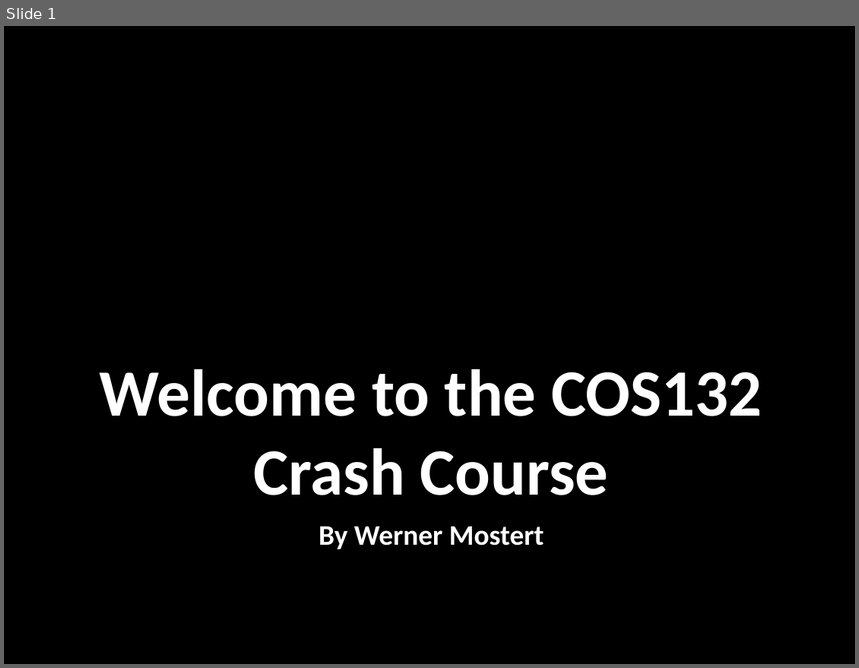
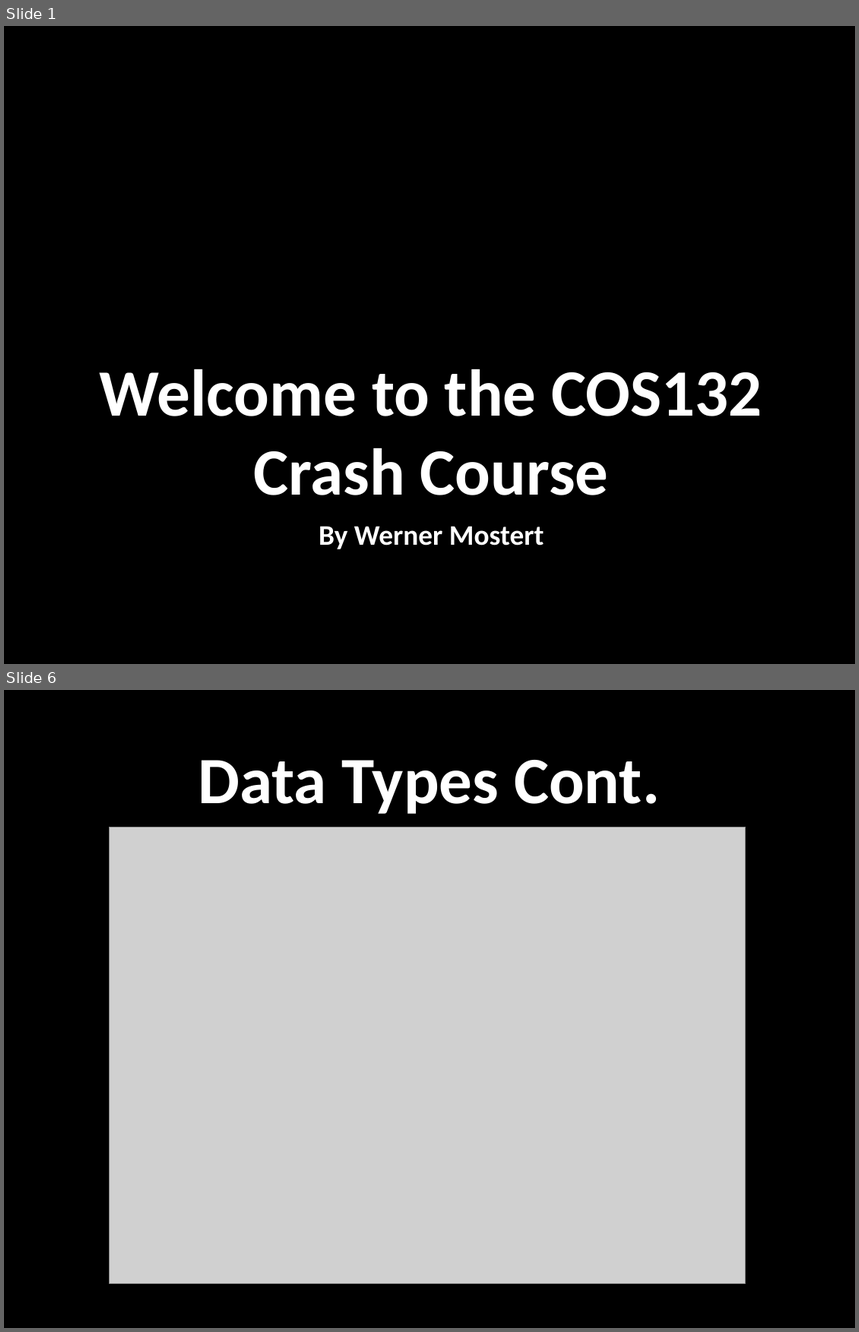
Before and after one commit to WMostert1/COS132-Crash-Course, a slide deck: Crash Course Slides.pptx. Shown one above the other, each under a label of ours: slide 1 before the commit, slides 1 and 6 after it; the slides between them are not shown. The pictures are 859x668 and 859x1332 pixels, drawn with LibreOffice and Linux fonts; fonts in the diff are those of the drawing; grey boxes stand for pictures; background and template pictures are left out. Boxes give left, top, right and bottom in pixels: in the first picture for what was removed or moved away, otherwise in the second. Text is boxed around its words. In the diff, an @@ line names an element or a change of style, - is before the commit and + after.

```diff
--- a/Crash Course Slides.pptx
+++ b/Crash Course Slides.pptx
@@ slide 6 added at (x1=4, y1=690, x2=855, y2=1328), background picture (left out) @@
@@ title added at (x1=198, y1=760, x2=660, y2=814), 56 pt, text #FFFFFF, bold @@
+Data Types Cont.
@@ picture added at (x1=110, y1=827, x2=747, y2=1284) @@
```
Also in this commit, not shown: 1 slide changed, 30 other slides added, 19 other files.
